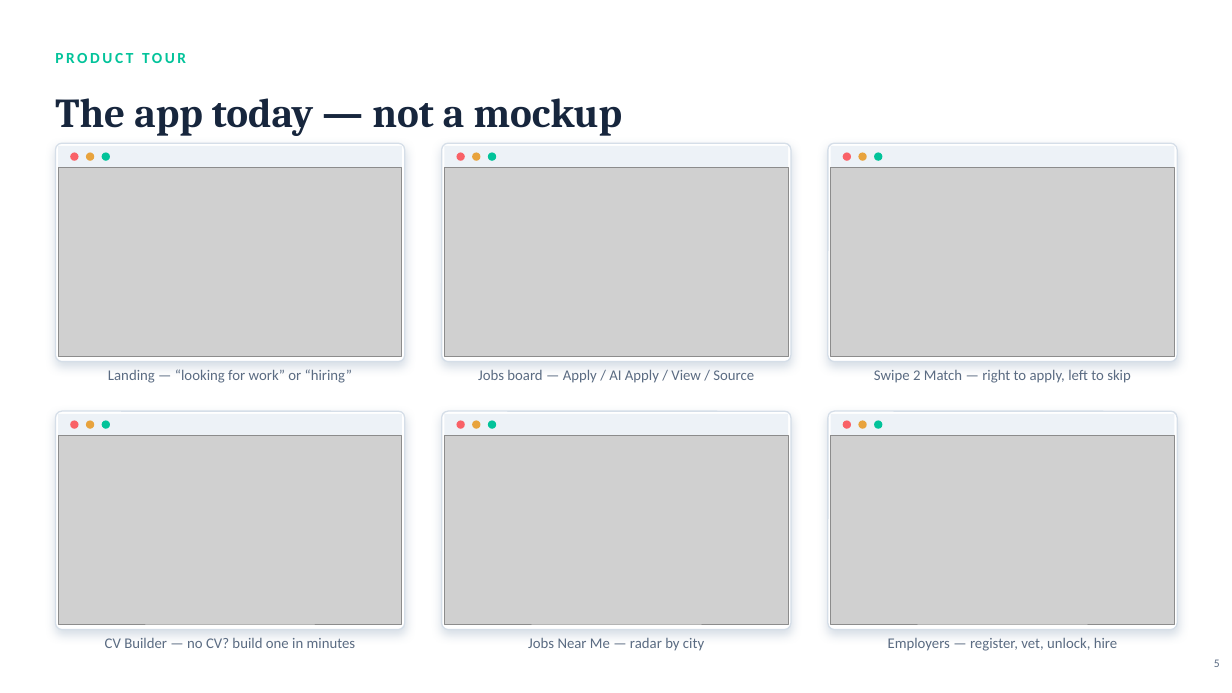
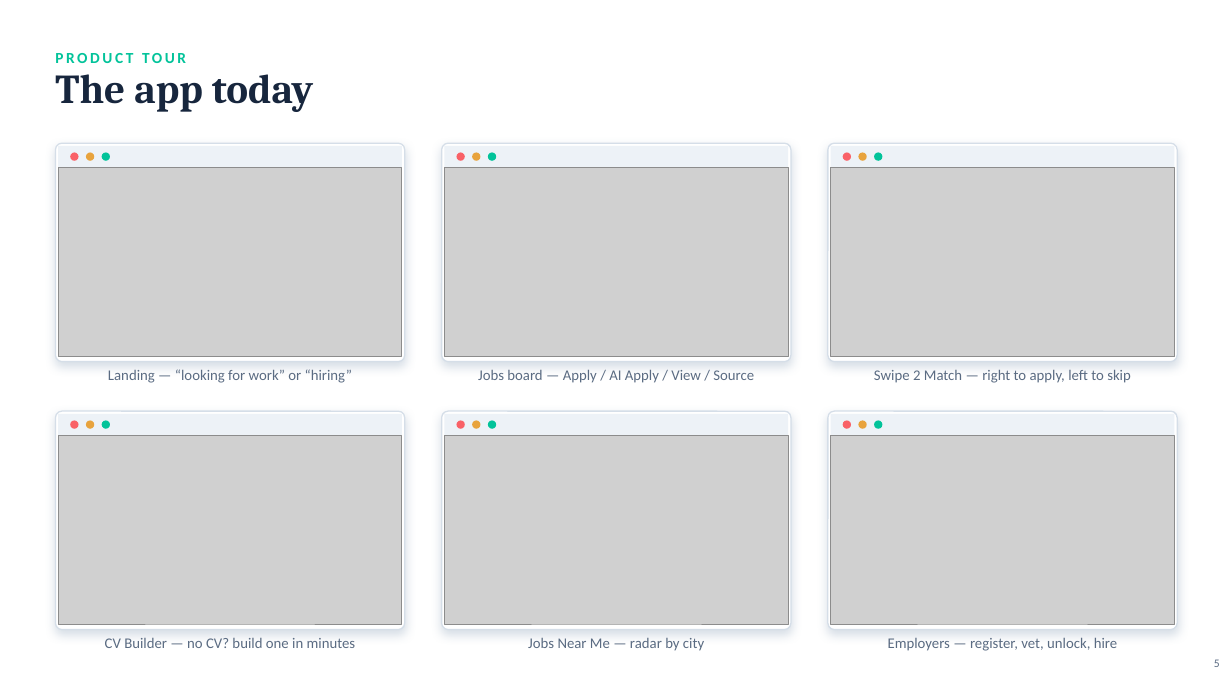
Before and after one commit to Ngoni-Sama/job-assistant, a slide deck: slide 5 of docs/Job-Assistant-Pitch.pptx. Drawn at 1232x693 pixels with LibreOffice and Linux fonts; fonts in the diff are those of the drawing; grey boxes stand for pictures. Boxes give left, top, right and bottom in pixels: in the first picture for what was removed or moved away, otherwise in the second. Text is boxed around its words. In the diff, an @@ line names an element or a change of style, - is before the commit and + after.

```diff
--- a/docs/Job-Assistant-Pitch.pptx
+++ b/docs/Job-Assistant-Pitch.pptx
@@ text at [55,74,313,112]: text changed @@
-The app today — not a mockup
+The app today
```
Also in this commit, not shown: 2 other slides changed, 9 other files.
